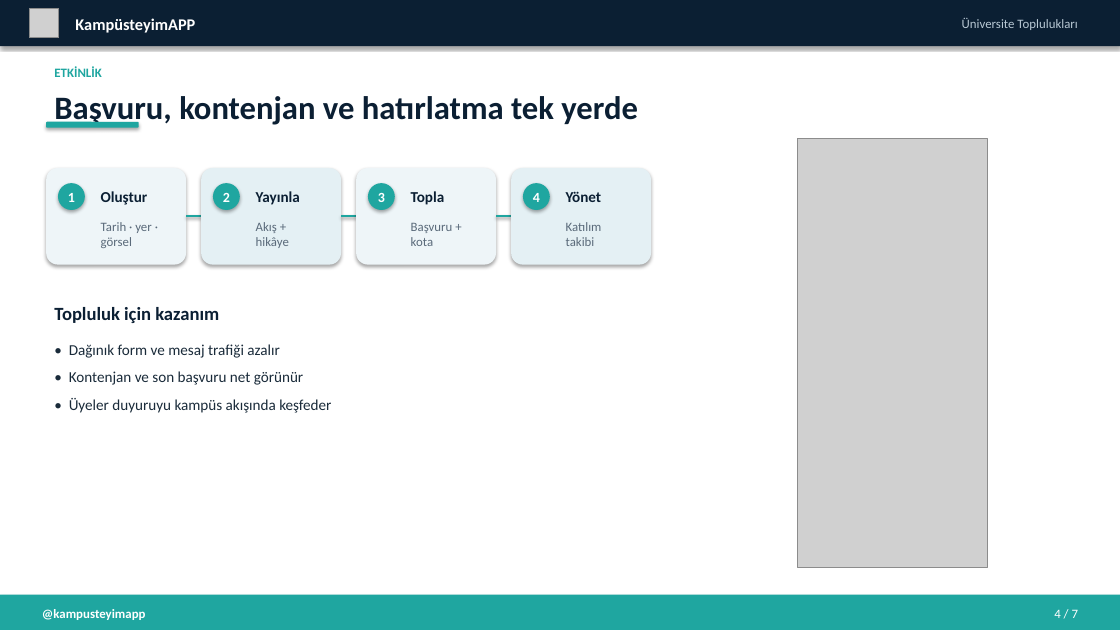
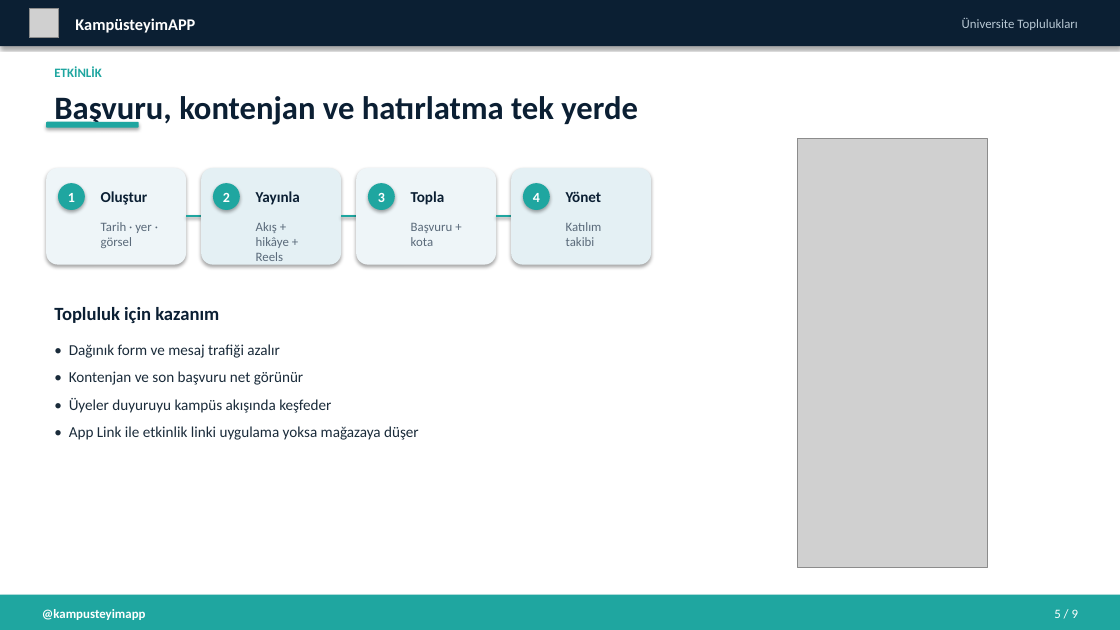
Before and after one commit to kyractlk/kampusteyim, a slide deck: slide 6 of docs/marketing/KampusteyimAPP_Universite_Topluluklari_Sunumu.pptx (slide 5 before the commit). Drawn at 1120x630 pixels with LibreOffice and Linux fonts; fonts in the diff are those of the drawing; grey boxes stand for pictures. Boxes give left, top, right and bottom in pixels: in the first picture for what was removed or moved away, otherwise in the second. Text is boxed around its words. In the diff, an @@ line names an element or a change of style, - is before the commit and + after.

```diff
--- a/docs/marketing/KampusteyimAPP_Universite_Topluluklari_Sunumu.pptx
+++ b/docs/marketing/KampusteyimAPP_Universite_Topluluklari_Sunumu.pptx
@@ text at (x1=256, y1=222, x2=289, y2=266): text changed @@
-Akış + hikâye
+Akış + hikâye + Reels
@@ text at (x1=69, y1=426, x2=419, y2=440): paragraph added @@
+• App Link ile etkinlik linki uygulama yoksa mağazaya düşer
@@ text at (x1=1054, y1=609, x2=1078, y2=618): text changed @@
-4 / 7
+5 / 9
```
Also in this commit, not shown: 7 other slides changed, 2 slides added, 41 other files.
